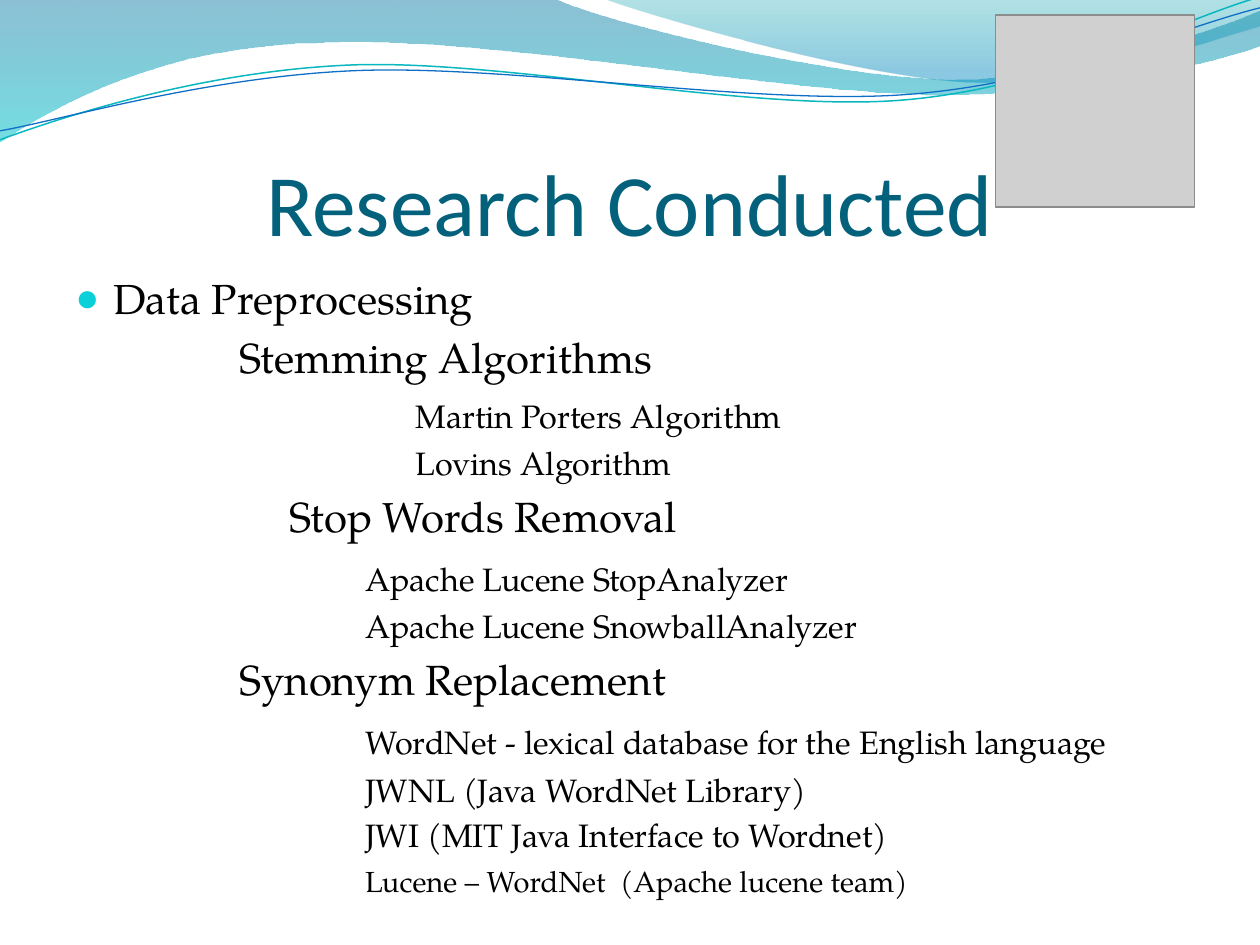
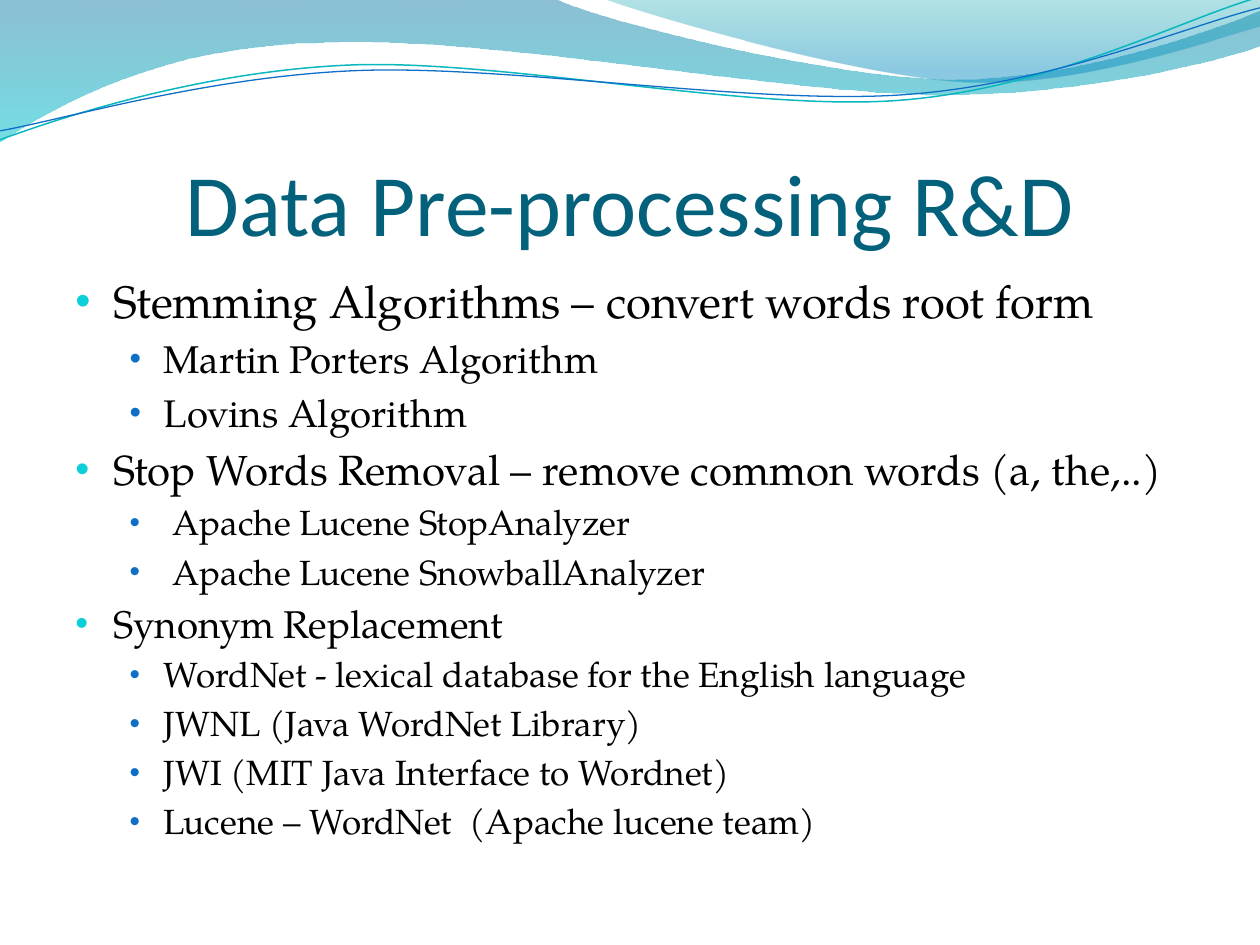
Before and after one commit to rohan501206/project-plagiabust, a slide deck: slide 23 of project docs/Final Presentation.pptx (slide 18 before the commit). Drawn at 1260x945 pixels with LibreOffice and Linux fonts; fonts in the diff are those of the drawing; grey boxes stand for pictures; background and template pictures are left out. Boxes give left, top, right and bottom in pixels: in the first picture for what was removed or moved away, otherwise in the second. Text is boxed around its words. In the diff, an @@ line names an element or a change of style, - is before the commit and + after.

```diff
--- a/project docs/Final Presentation.pptx
+++ b/project docs/Final Presentation.pptx
@@ picture removed at [995,15,1194,207] @@
@@ title at [186,176,1073,251]: text changed @@
-Research Conducted
+Data Pre-processing R&D
@@ text at [113,284,1094,331]: text changed; size 24.1 to 26 pt @@
-● Data Preprocessing
-Stemming Algorithms
+• Stemming Algorithms – convert words root form
@@ text at [113,345,966,844]: size 18.5 to 22 pt in "Martin Porters Algorithm", "Lovins Algorithm"; size 18.5 to 20 pt in "Apache Lucene StopAnalyzer", "Apache Lucene SnowballAnalyzer", "WordNet - lexical database for the English ...", "JWNL (Java WordNet Library)" and 1 more places; size 24.1 to 22 pt in "Synonym Replacement"; size 16.6 to 20 pt in "Lucene – WordNet (Apache lucene team)"; bullet none to •; list level 1 to 2 in "Apache Lucene StopAnalyzer"; list level 1 to 2 in "Apache Lucene SnowballAnalyzer"; list level 1 to 2 in "WordNet - lexical database for ..."; list level 1 to 2 in "JWNL (Java WordNet Library)"; list level 1 to 2 in "JWI (MIT Java Interface to ..."; list level 1 to 2 in "Lucene – WordNet (Apache lucene ..." @@
@@ text at [113,454,1161,497]: text changed; size 24.1 to 24 pt @@
-  Stop Words Removal
+• Stop Words Removal – remove common words (a, the,..)
```
Also in this commit, not shown: 24 other slides changed, 14 slides added, 8 slides removed.
